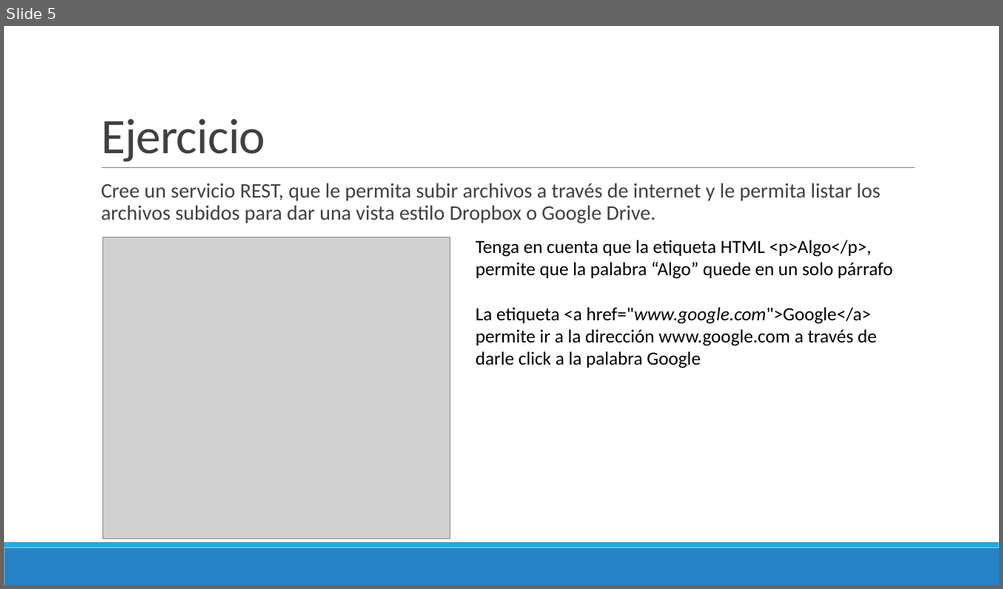
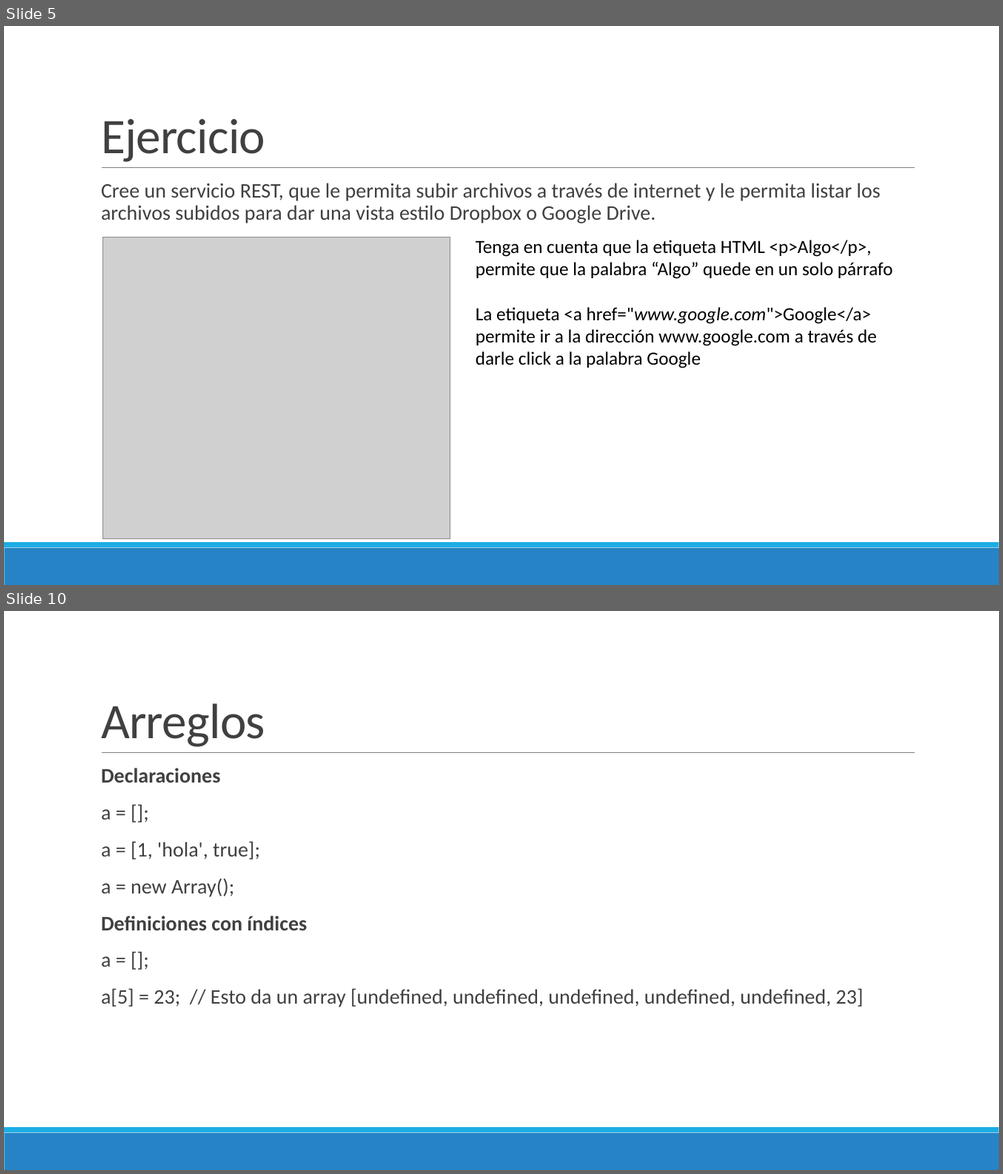
Before and after one commit to Domiciano/ProgramacionEnRed191, a slide deck: Semana 15/Presentación.pptx. Shown one above the other, each under a label of ours: slide 5 before the commit, slides 5 and 10 after it; the slides between them are not shown. The pictures are 1003x589 and 1003x1174 pixels, drawn with LibreOffice and Linux fonts; fonts in the diff are those of the drawing; grey boxes stand for pictures. Boxes give left, top, right and bottom in pixels: in the first picture for what was removed or moved away, otherwise in the second. Text is boxed around its words. In the diff, an @@ line names an element or a change of style, - is before the commit and + after.

```diff
--- a/Semana 15/Presentación.pptx
+++ b/Semana 15/Presentación.pptx
@@ slide 10 added at (4, 611, 999, 1170), background #FFFFFF; not listed: 3 template elements that a slide beside it also shows @@
@@ title added at (101, 703, 265, 747), 48 pt, text #404040 @@
+Arreglos
@@ text added at (101, 768, 863, 1008), 20 pt, text #404040 @@
+  Declaraciones
+  a = [];
+  a = [1, 'hola', true];
+  a = new Array();
+  Definiciones con índices
+  a = [];
+  a[5] = 23; // Esto da un array [undefined, undefined, undefined, undefined, undefined, 23]
```
Also in this commit, not shown: 12 other slides added.
